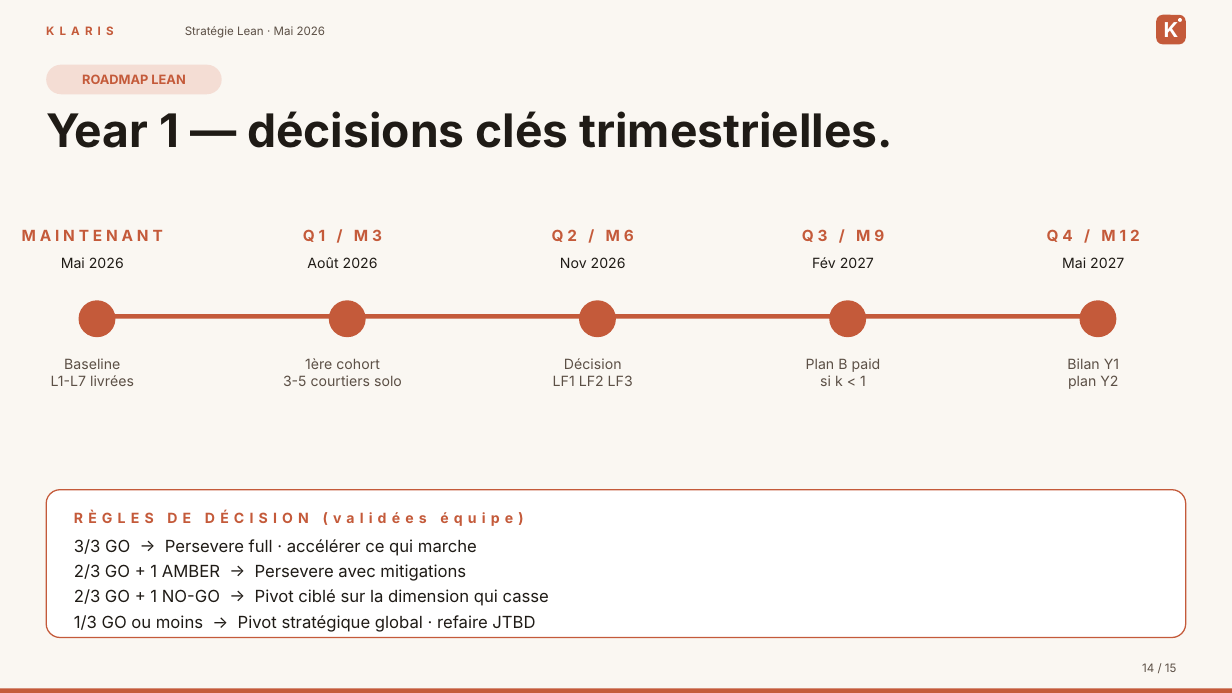
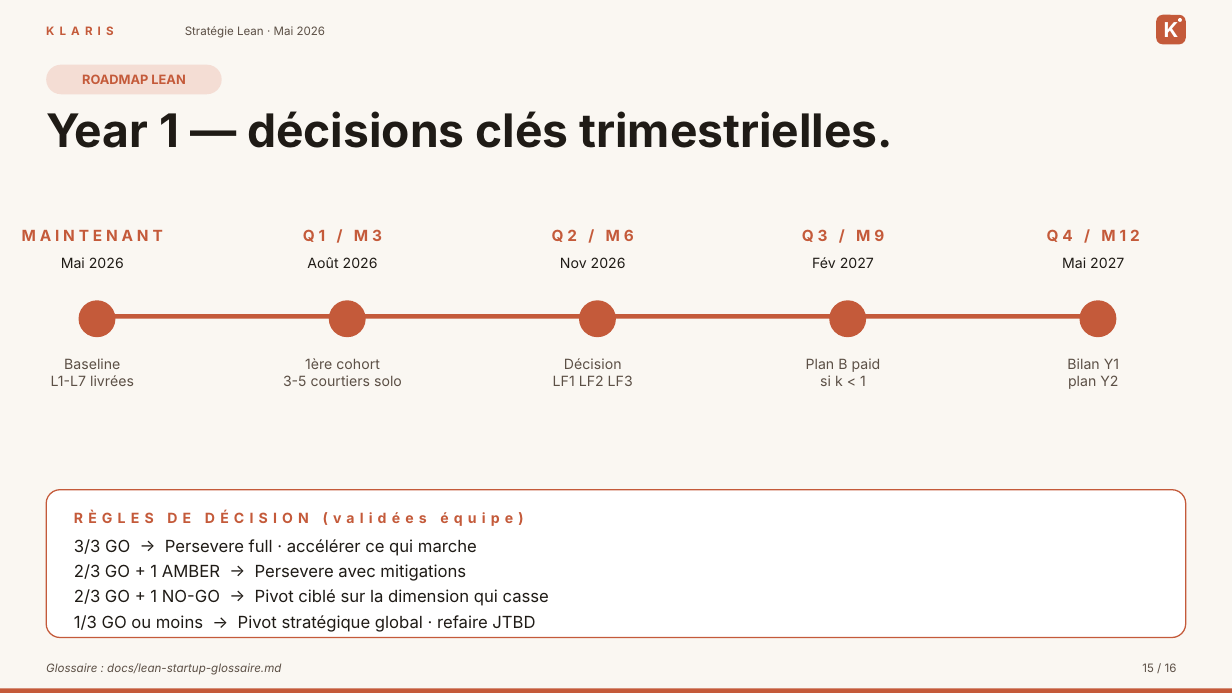
Before and after one commit to kakame94/NextMove, a slide deck: slide 15 of 24_NextMove/clea-brand/pitch-deck/Klaris_Strategie_Lean_FR.pptx (slide 14 before the commit). Drawn at 1232x693 pixels with LibreOffice and Linux fonts; fonts in the diff are those of the drawing. Boxes give left, top, right and bottom in pixels: in the first picture for what was removed or moved away, otherwise in the second. Text is boxed around its words. In the diff, an @@ line names an element or a change of style, - is before the commit and + after.

```diff
--- a/24_NextMove/clea-brand/pitch-deck/Klaris_Strategie_Lean_FR.pptx
+++ b/24_NextMove/clea-brand/pitch-deck/Klaris_Strategie_Lean_FR.pptx
@@ text added at [46, 663, 281, 675], 9 pt, text #5C5046, italic @@
+Glossaire : docs/lean-startup-glossaire.md
@@ text at [1142, 663, 1177, 672]: text changed @@
-14 / 15
+15 / 16
```
Also in this commit, not shown: 12 other slides changed, 1 slide added, 2 other files.
